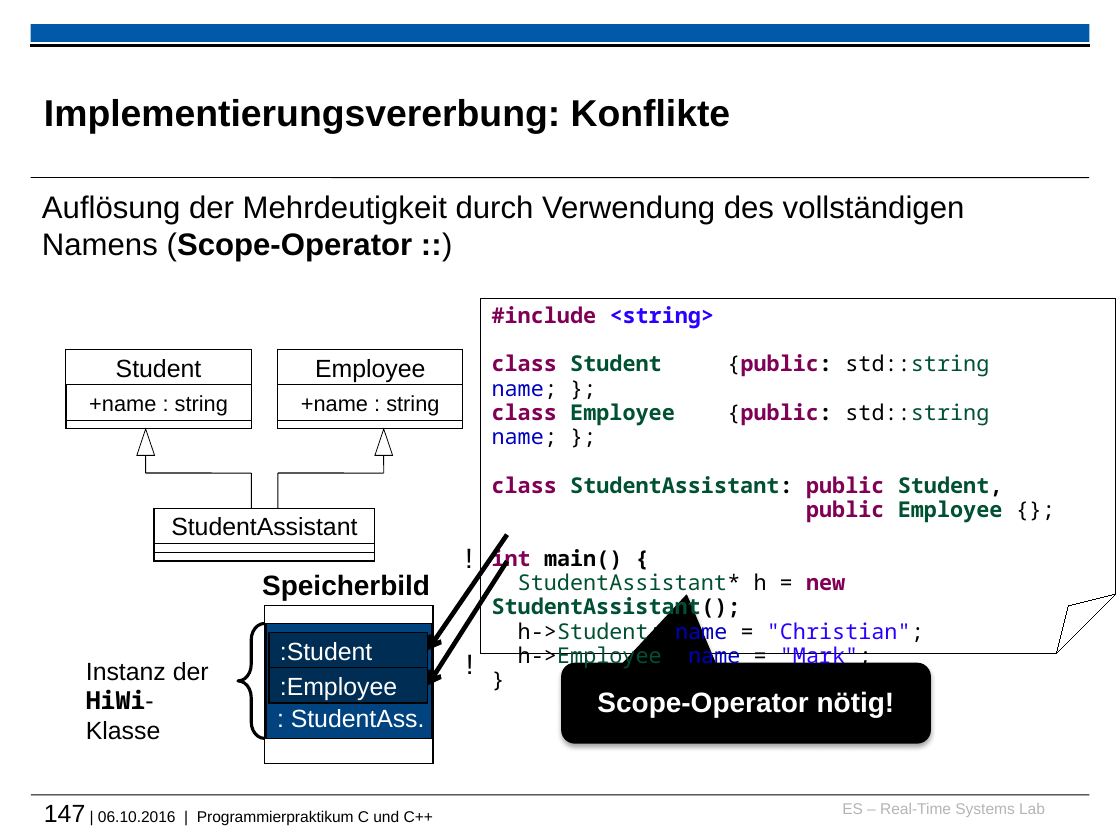
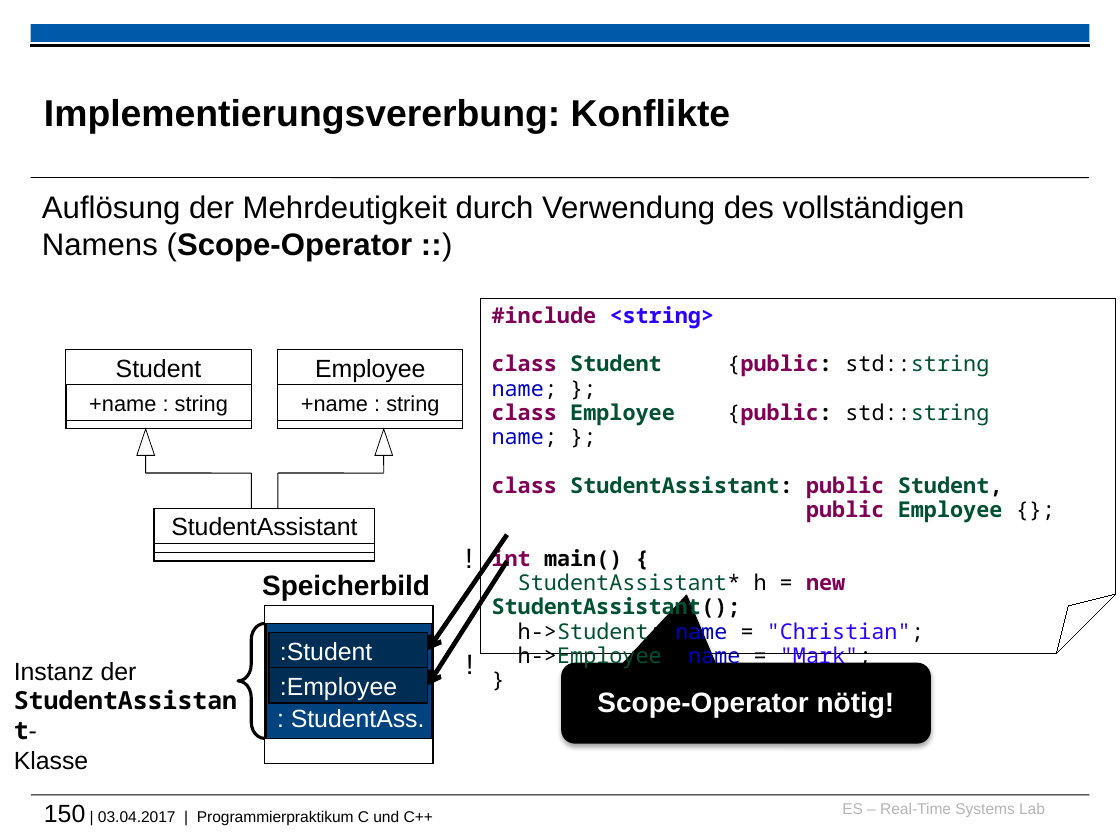
Before and after one commit to h82k/tud-cppp, a slide deck: slide 150 of cppp_lecture.pptx (slide 147 before the commit). Drawn at 1120x840 pixels with LibreOffice and Linux fonts; fonts in the diff are those of the drawing; background and template pictures are left out. Boxes give left, top, right and bottom in pixels: in the first picture for what was removed or moved away, otherwise in the second. Text is boxed around its words. In the diff, an @@ line names an element or a change of style, - is before the commit and + after.

```diff
--- a/cppp_lecture.pptx
+++ b/cppp_lecture.pptx
@@ text "Instanz der": place and size @@
-text "Instanz der" at [86, 662, 209, 740]
+text "Instanz der" at [14, 662, 137, 770]
@@ text at [14, 751, 88, 770]: text changed; font Arial to Noto Sans Mono; bold on @@
-HiWi-Klasse
+StudentAssistant-
+Klasse
@@ text at [44, 804, 433, 825]: text changed @@
-147 | 06.10.2016 | Programmierpraktikum C und C++
+150 | 03.04.2017 | Programmierpraktikum C und C++
```
Also in this commit, not shown: 6 other slides changed, 4 slides added, 1 slide removed.
